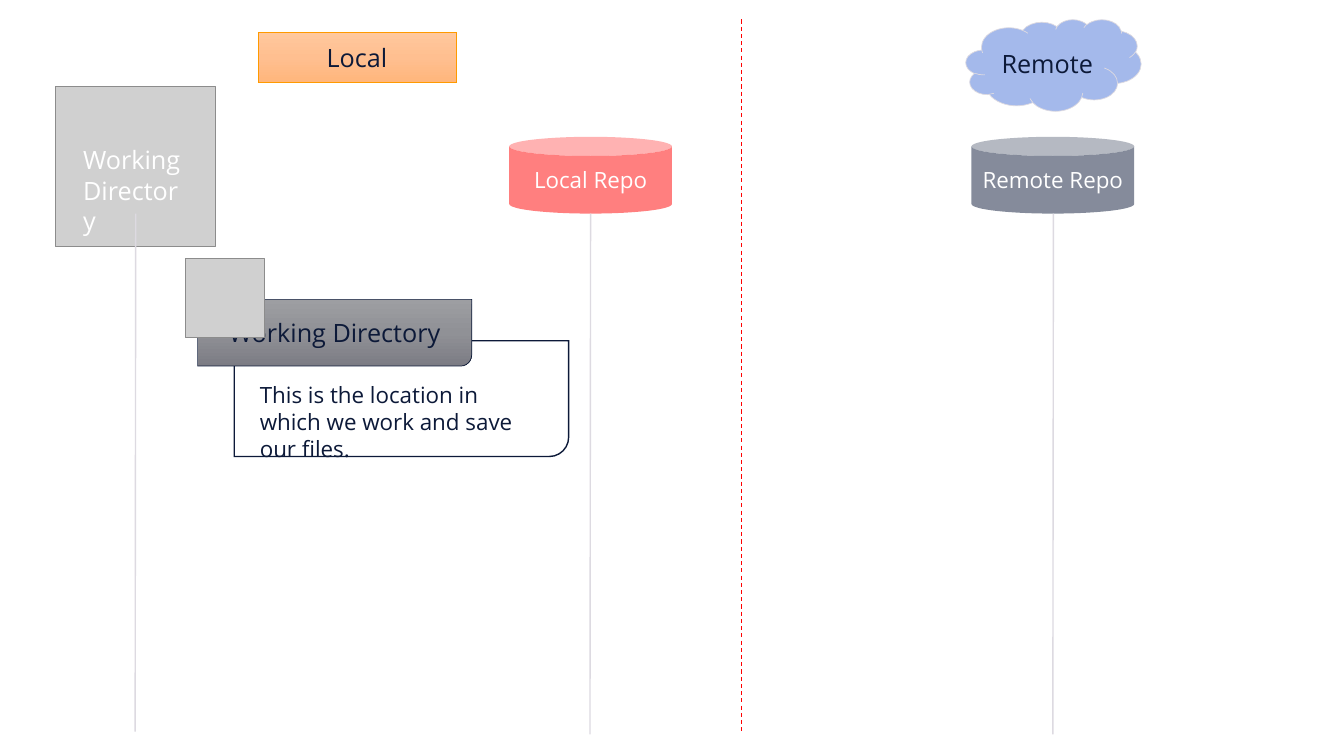
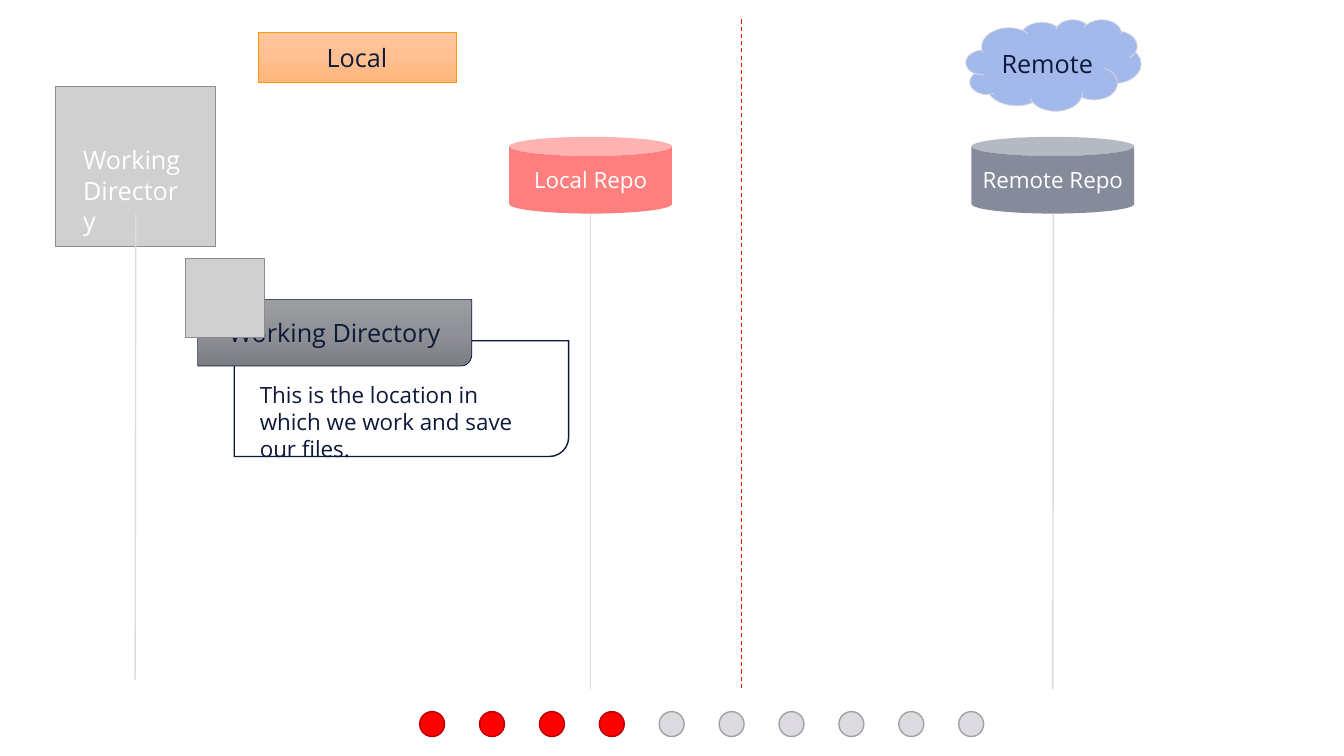
Before and after one commit to e815135/Shiny-App-Project, a slide deck: slide 5 of making basic workflow diagram.pptx. Drawn at 1344x756 pixels with LibreOffice and Linux fonts; fonts in the diff are those of the drawing; grey boxes stand for pictures. Boxes give left, top, right and bottom in pixels: in the first picture for what was removed or moved away, otherwise in the second. Text is boxed around its words. In the diff, an @@ line names an element or a change of style, - is before the commit and + after.

```diff
--- a/making basic workflow diagram.pptx
+++ b/making basic workflow diagram.pptx
@@ line moved from (742, 19) - (742, 734) to (742, 19) - (742, 689) @@
@@ line moved from (136, 214) - (135, 732) to (136, 214) - (135, 680) @@
@@ line moved from (591, 214) - (590, 734) to (591, 214) - (591, 689) @@
@@ line moved from (1054, 214) - (1053, 734) to (1054, 214) - (1053, 689) @@
@@ ellipse added at [419, 712, 445, 737], fill #FF0000, outline #BD0000 1 pt @@
@@ ellipse added at [480, 712, 505, 737], fill #FF0000, outline #BD0000 1 pt @@
@@ ellipse added at [539, 712, 565, 737], fill #FF0000, outline #BD0000 1 pt @@
@@ ellipse added at [600, 712, 625, 737], fill #FF0000, outline #BD0000 1 pt @@
@@ ellipse added at [659, 712, 685, 737], fill #DDDAE1, outline #A3A1A6 1 pt @@
@@ ellipse added at [719, 712, 744, 737], fill #DDDAE1, outline #A3A1A6 1 pt @@
@@ ellipse added at [779, 712, 805, 737], fill #DDDAE1, outline #A3A1A6 1 pt @@
@@ ellipse added at [839, 712, 864, 737], fill #DDDAE1, outline #A3A1A6 1 pt @@
@@ ellipse added at [899, 712, 925, 737], fill #DDDAE1, outline #A3A1A6 1 pt @@
@@ ellipse added at [959, 712, 984, 737], fill #DDDAE1, outline #A3A1A6 1 pt @@
```
Also in this commit, not shown: 40 other slides changed, 2 slides added.
